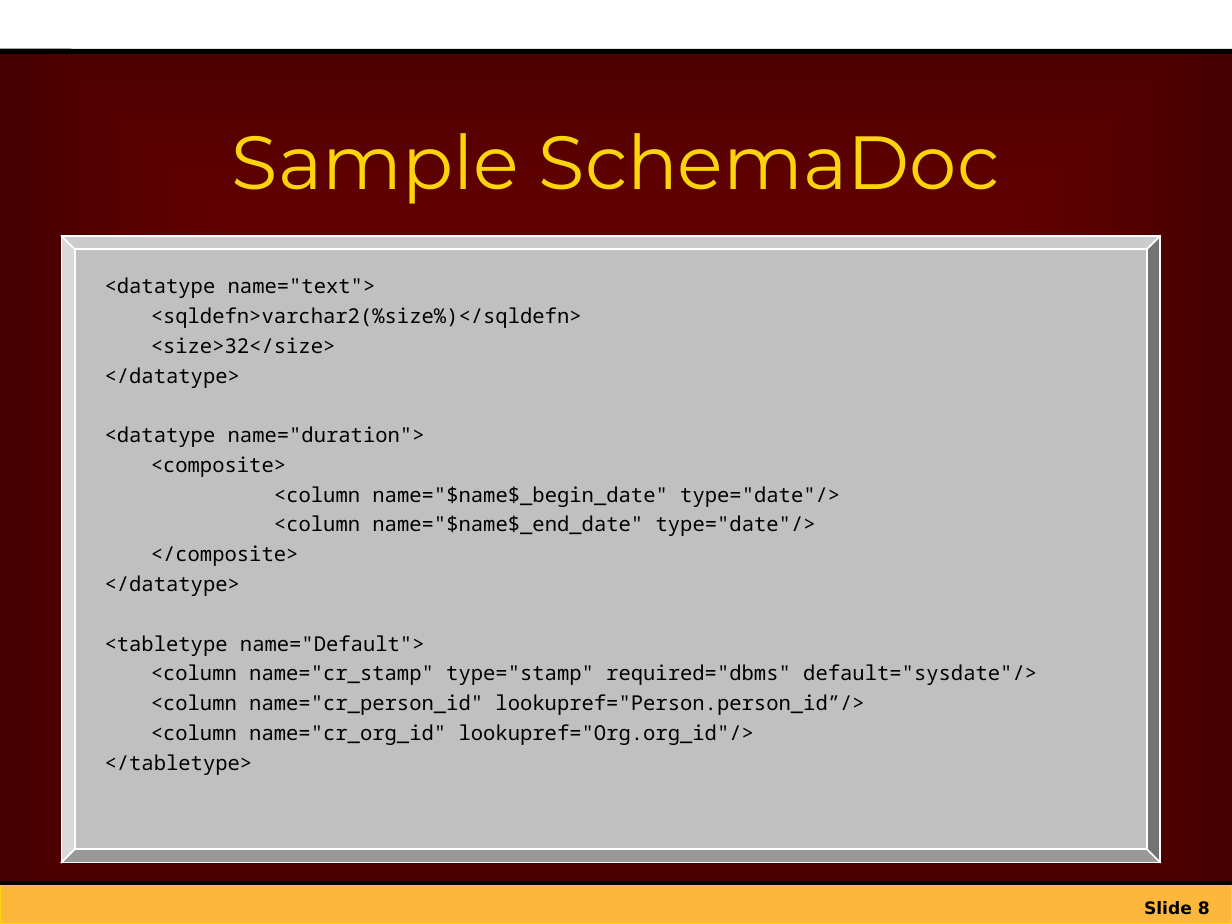
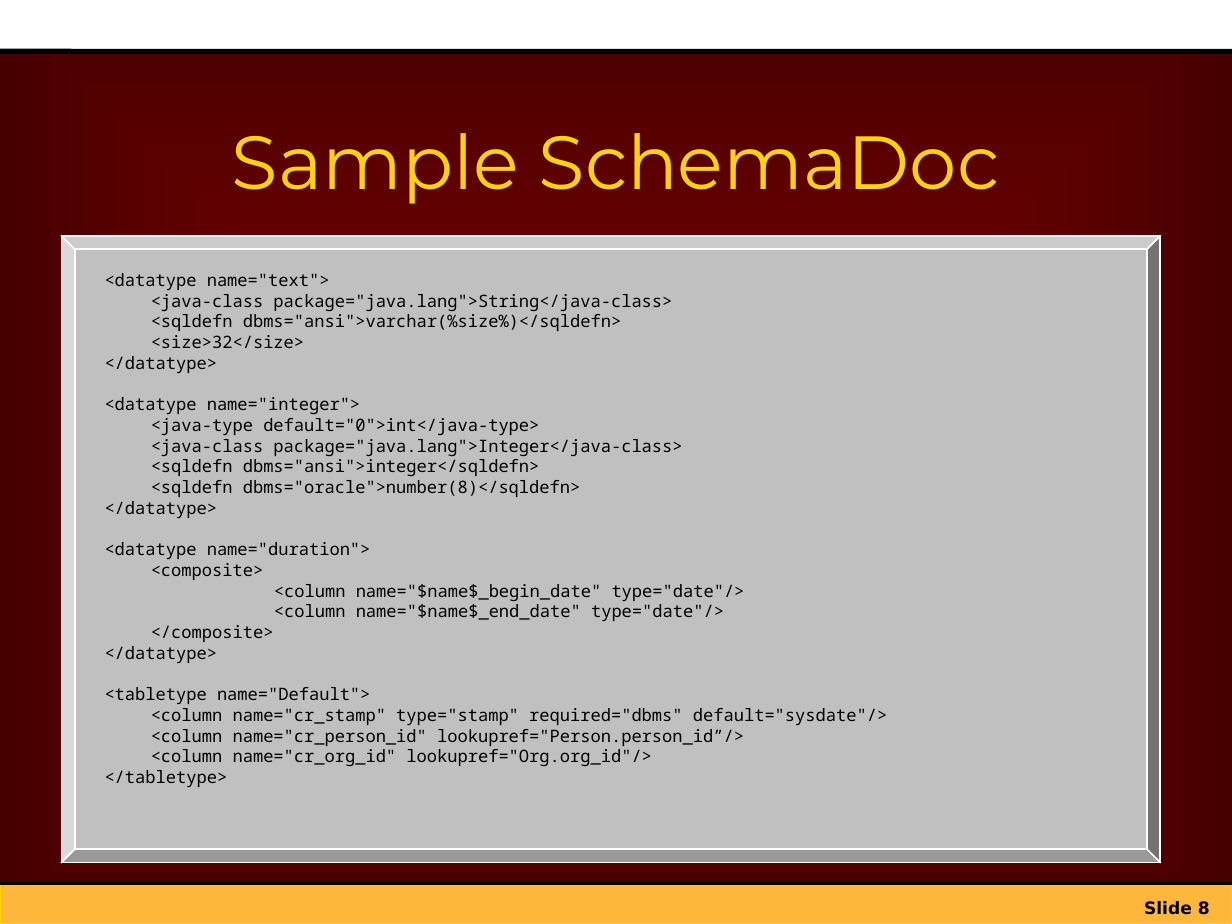
Before and after one commit to netspective/sparx-2001, a slide deck: slide 8 of Framework/web-shared/docs/project/Introduction_to_Sparx_XIF.ppt. Drawn at 1232x924 pixels with LibreOffice and Linux fonts; fonts in the diff are those of the drawing; background and template pictures are left out. Boxes give left, top, right and bottom in pixels: in the first picture for what was removed or moved away, otherwise in the second. Text is boxed around its words. In the diff, an @@ line names an element or a change of style, - is before the commit and + after.

Commit message:
Added some introductory information on the new Java OR mapping features.

```diff
--- a/Framework/web-shared/docs/project/Introduction_to_Sparx_XIF.ppt
+++ b/Framework/web-shared/docs/project/Introduction_to_Sparx_XIF.ppt
@@ text at bbox=[105, 273, 887, 787]: size 12 to 10 pt in "<datatype name="text">", "<size>32</size>", "</datatype>", "<datatype name="duration">" and 10 more places; line spacing 1 to 0.8 @@
@@ text at bbox=[151, 294, 672, 331]: text changed; size 12 to 10 pt @@
-<sqldefn>varchar2(%size%)</sqldefn>
+<java-class package="java.lang">String</java-class>
+<sqldefn dbms="ansi">varchar(%size%)</sqldefn>
@@ text at bbox=[105, 356, 682, 497]: paragraphs added @@
+</datatype>
+<datatype name="integer">
+<java-type default="0">int</java-type>
+<java-class package="java.lang">Integer</java-class>
+<sqldefn dbms="ansi">integer</sqldefn>
+<sqldefn dbms="oracle">number(8)</sqldefn>
```
Also in this commit, not shown: 6 other slides changed, 6 slides added.
